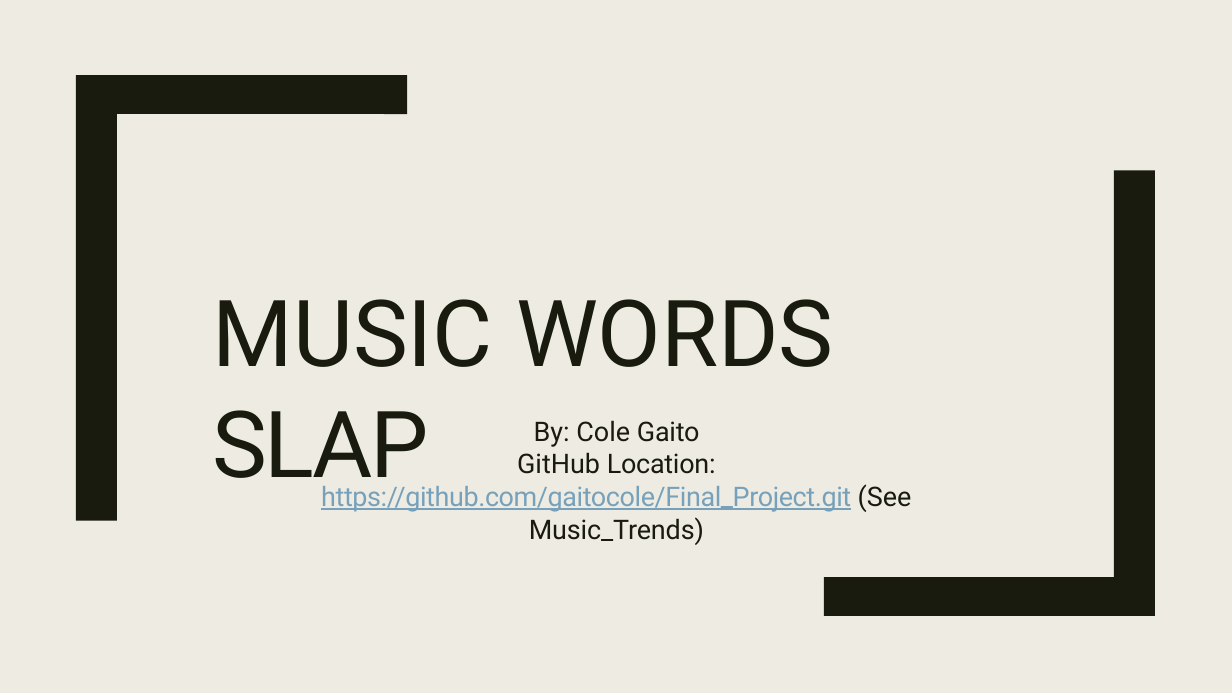
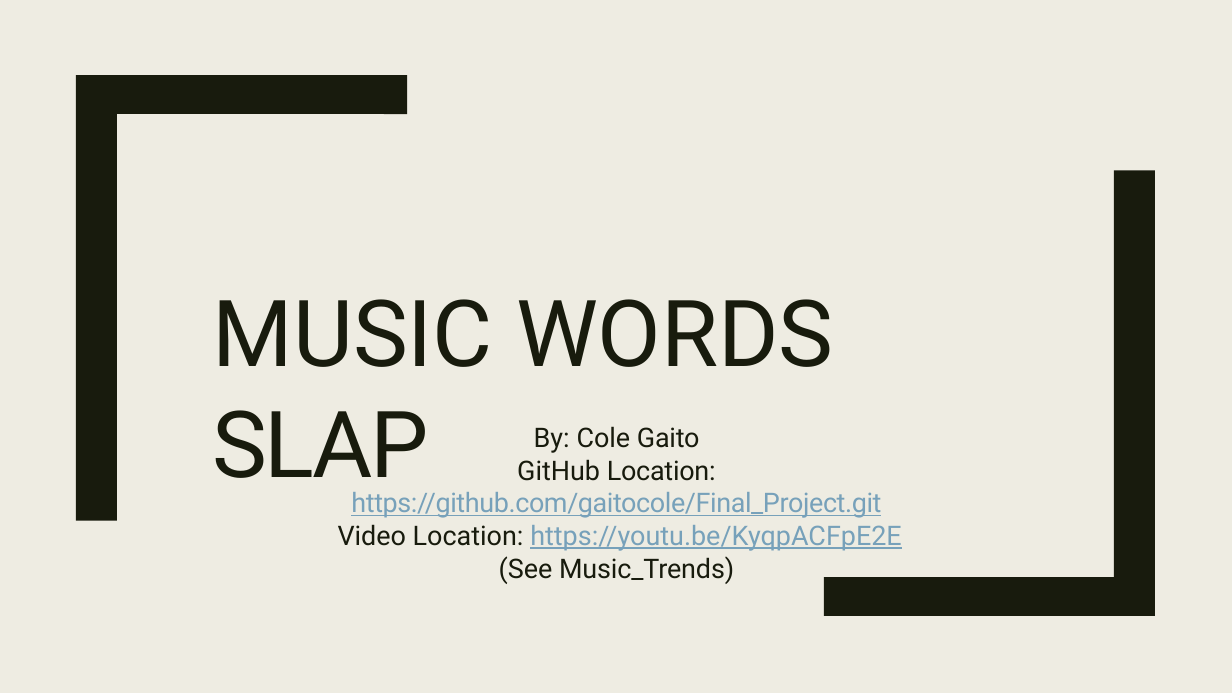
Before and after one commit to gaitocole/Final_Project, a slide deck: slide 1 of Group2_MusicWordsSlap_Part6.pptx. Drawn at 1232x693 pixels with LibreOffice and Linux fonts; fonts in the diff are those of the drawing. Boxes give left, top, right and bottom in pixels: in the first picture for what was removed or moved away, otherwise in the second. Text is boxed around its words. In the diff, an @@ line names an element or a change of style, - is before the commit and + after.

```diff
--- a/Group2_MusicWordsSlap_Part6.pptx
+++ b/Group2_MusicWordsSlap_Part6.pptx
@@ text "By: Cole Gaito": place and size @@
-text "By: Cole Gaito" at [321, 420, 912, 545]
+text "By: Cole Gaito" at [338, 426, 902, 584]
@@ text at [338, 459, 902, 584]: text changed @@
-GitHub Location: https://github.com/gaitocole/Final_Project.git (See Music_Trends)
+GitHub Location: https://github.com/gaitocole/Final_Project.git
+Video Location: https://youtu.be/KyqpACFpE2E
+(See Music_Trends)
```
Also in this commit, not shown: 2 other files.
